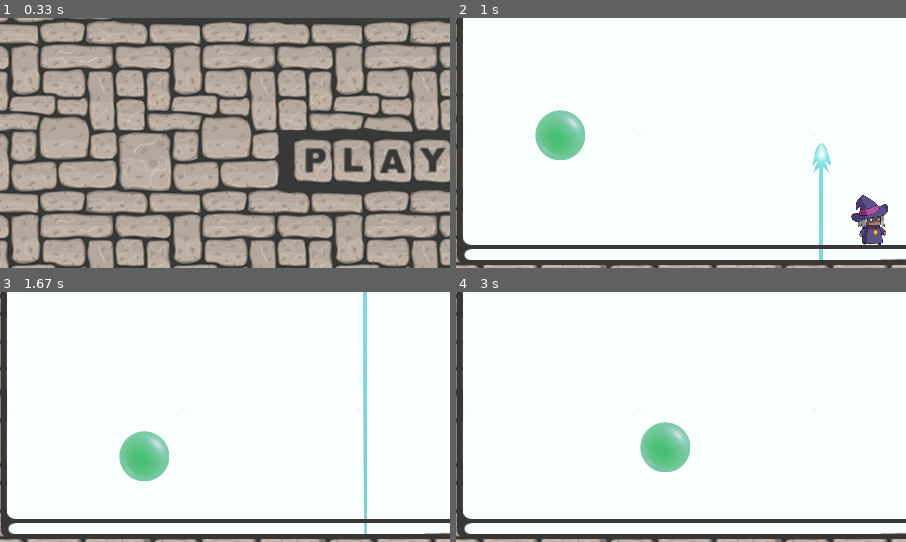
Above: before the commit, frames 1-4 (two rows, left to right).
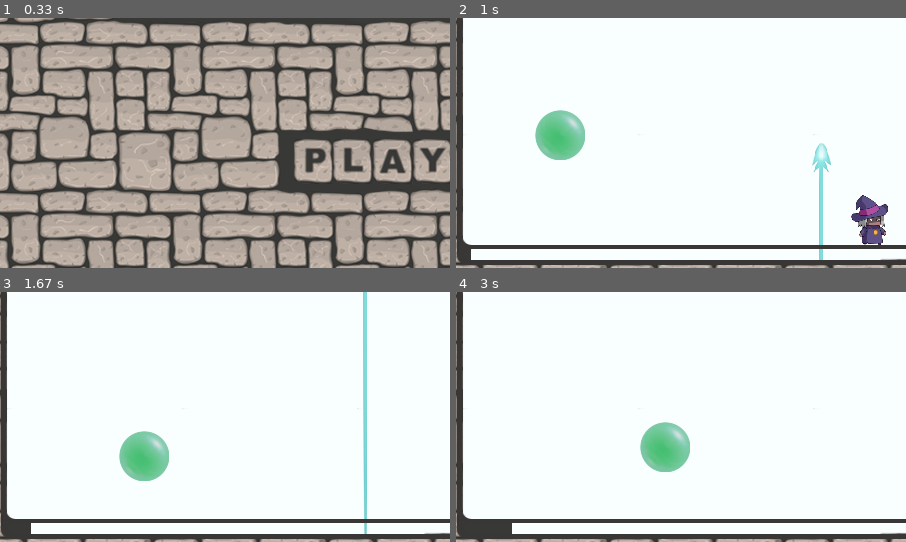
Above: after the commit, the same moments.

Repository: Damiengland/POP-Pygame
Game: pygame game, started from main.py
Same seed, same stepped clock (60 frames per second), same inputs: the game is played once before the commit and once after it.
Inputs (mouse positions are % of the whole screen's width and height, from its top left):
- Up to frame 1 (0.33 s): no input
- Up to frame 2 (1 s): press the mouse at (51, 73) at 0.37 s; move the mouse to (39, 62) at 0.47 s; release the mouse at (26, 51) at 0.6 s; hold Space from 0.67 s (still down); hold Right from 0.67 s (still down); move the mouse to (60, 72) at 0.7 s
- Up to frame 3 (1.67 s): release Space at 1.13 s; release Right at 1.13 s; hold Right 1.17-1.63 s; tap Space at 1.23, 1.53 s
- Up to frame 4 (3 s): hold Right 1.67-2.13 s; tap Space at 1.73, 2.03, 2.23, 2.53 s; hold Left 2.17-2.7 s
The pictures show only the part of the screen within x 10-60%, y 44-94%; the shares and areas given below are measured in that part.

Frame 1 is identical in both runs. In frame 2, less than 0.1% of the frame differs, in the area x 1-4%, y 92-97%; in frame 3, 0.2%; in frame 4, 0.5%, in the area x 1-13%, y 92-97%.

Commit message:
Add time bar

Diff:
--- a/main.py
+++ b/main.py
@@ -44,8 +44,6 @@
 # Draw window
 def draw_window(lives, level, start_game):
 
-    WIN.fill((249, 254, 255))
-
     for spell in spells.spells:
         WIN.blit(spells.spell_img, spell)
 
@@ -87,6 +85,13 @@
         return True
 
 
+def timer_bar(current_time, level_time):
+    current = current_time
+    elapsed_time = current_time - level_time
+    time_left = elapsed_time / 30000
+    pygame.draw.rect(WIN, (56, 56, 54), pygame.Rect(100, 450, 700 * time_left, 50))
+
+
 # Main game function
 def main():
 
@@ -94,14 +99,20 @@
 
     # Game Settings
     lives = 5
-    timer = 30
+    current_time = 0
+    level_time = 0
+
     current_level = 1
+
     start_game = False
 
     while run:
 
         CLOCK.tick(FPS)
+        current_time = pygame.time.get_ticks()
 
+        WIN.fill((249, 254, 255))
+        timer_bar(current_time, level_time)
         draw_window(lives, current_level, start_game)
 
         if start_game:
@@ -120,6 +131,7 @@
             spells.handle_spells()
 
             if next_level():
+                level_time = pygame.time.get_ticks()
                 pygame.time.delay(500)
                 current_level += 1
                 start_level(current_level)
@@ -129,6 +141,9 @@
             start_game = False
             current_level = 1
             lives = 5
+
+        if current_time - level_time > 30000:
+            pygame.event.post(pygame.event.Event(PLAYER_HIT))
 
         pygame.display.update()
 
@@ -140,6 +155,7 @@
                 pygame.quit()
 
             if event.type == pygame.MOUSEBUTTONUP:
+                level_time = pygame.time.get_ticks()
                 start_level(current_level)
                 start_game = True
 
@@ -156,6 +172,7 @@
 
             if event.type == PLAYER_HIT:
                 reset_level(current_level)
+                level_time = pygame.time.get_ticks()
                 lives -= 1
 
 
